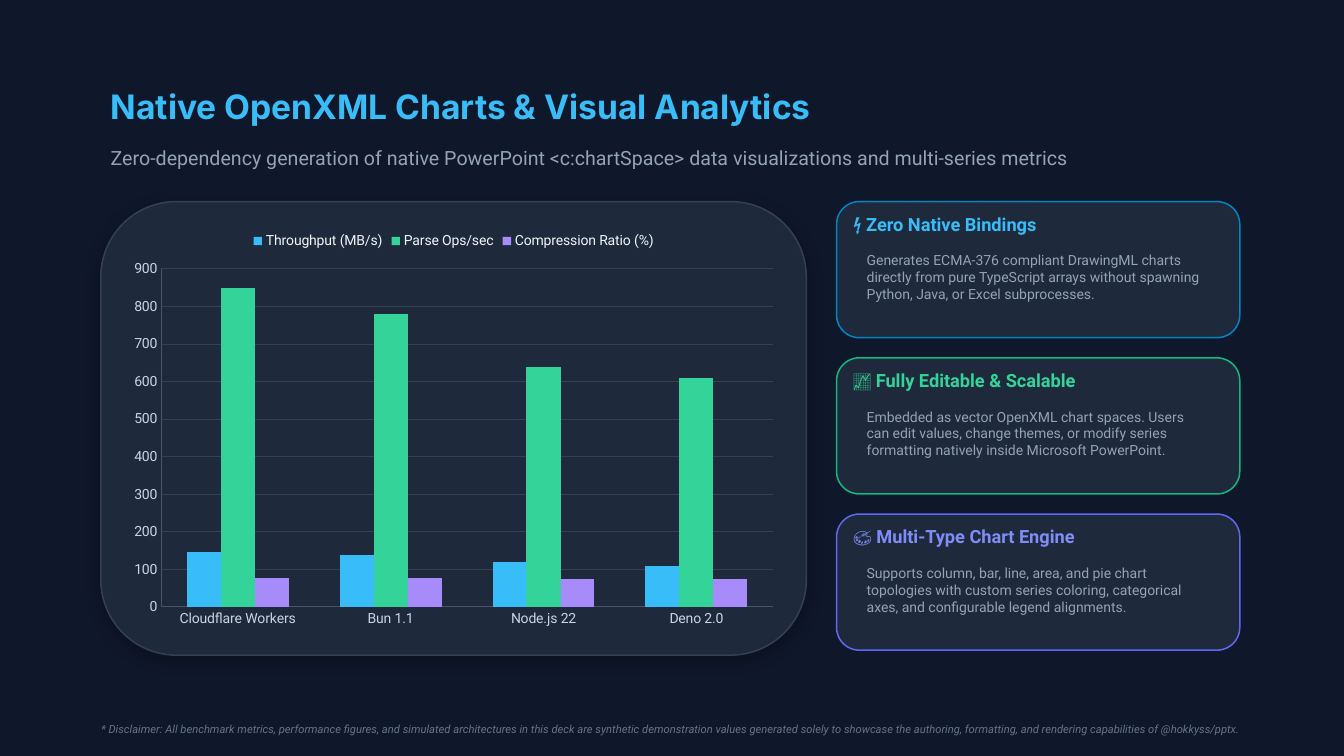
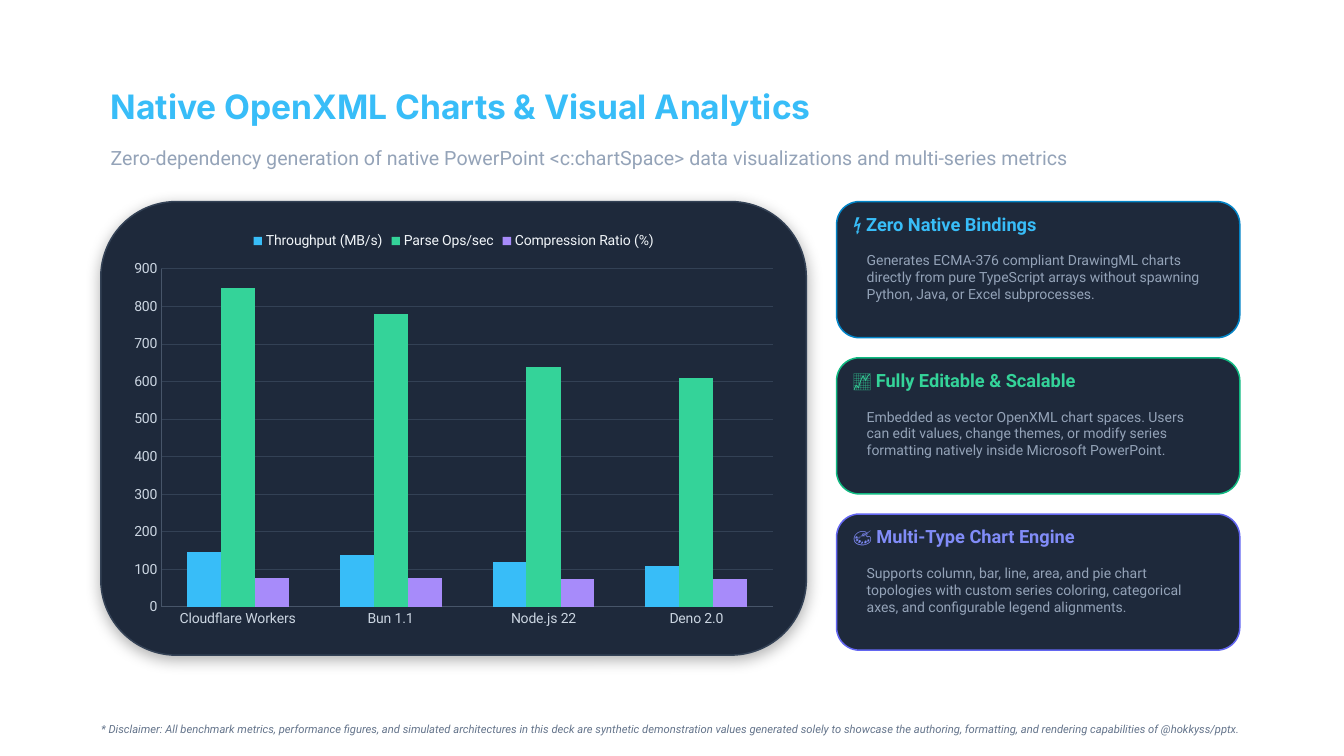
Before and after one commit to hokkyss/pptx-parser, a slide deck: slide 9 of hokkyss_showcase_deck.pptx. Drawn at 1344x756 pixels with LibreOffice and Linux fonts; fonts in the diff are those of the drawing. Boxes give left, top, right and bottom in pixels: in the first picture for what was removed or moved away, otherwise in the second. Text is boxed around its words. In the diff, an @@ line names an element or a change of style, - is before the commit and + after.

```diff
--- a/hokkyss_showcase_deck.pptx
+++ b/hokkyss_showcase_deck.pptx
@@ background #0F172A to #FFFFFF @@
```
Also in this commit, not shown: 8 other slides changed, 1 other file.
